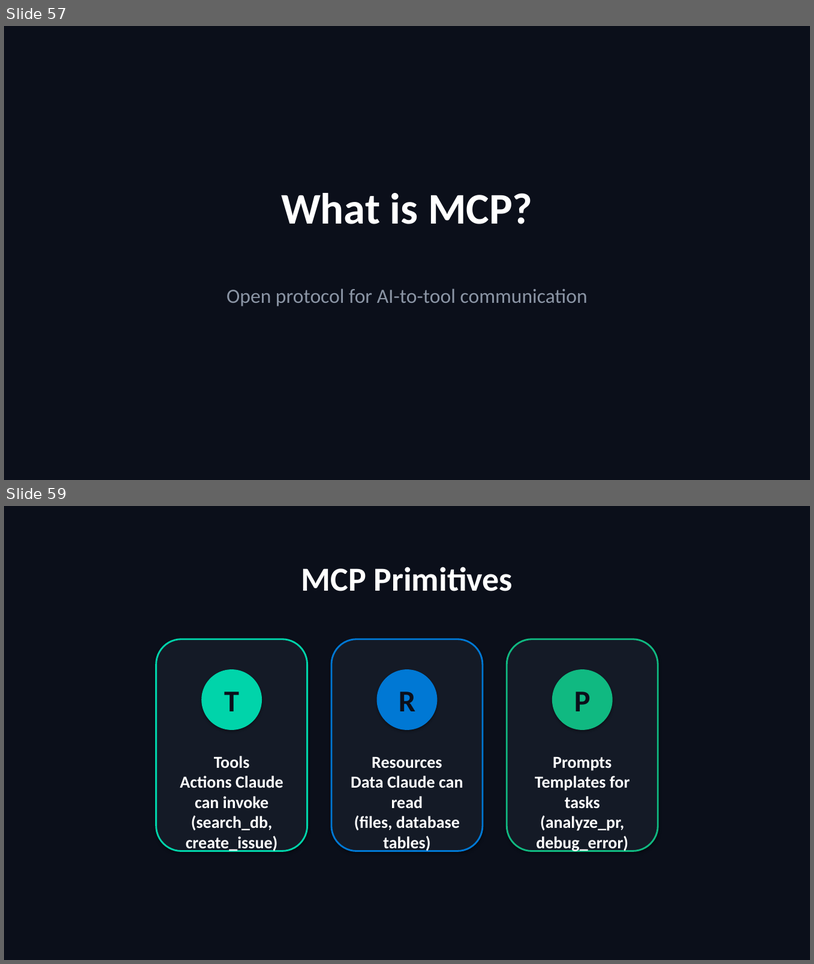
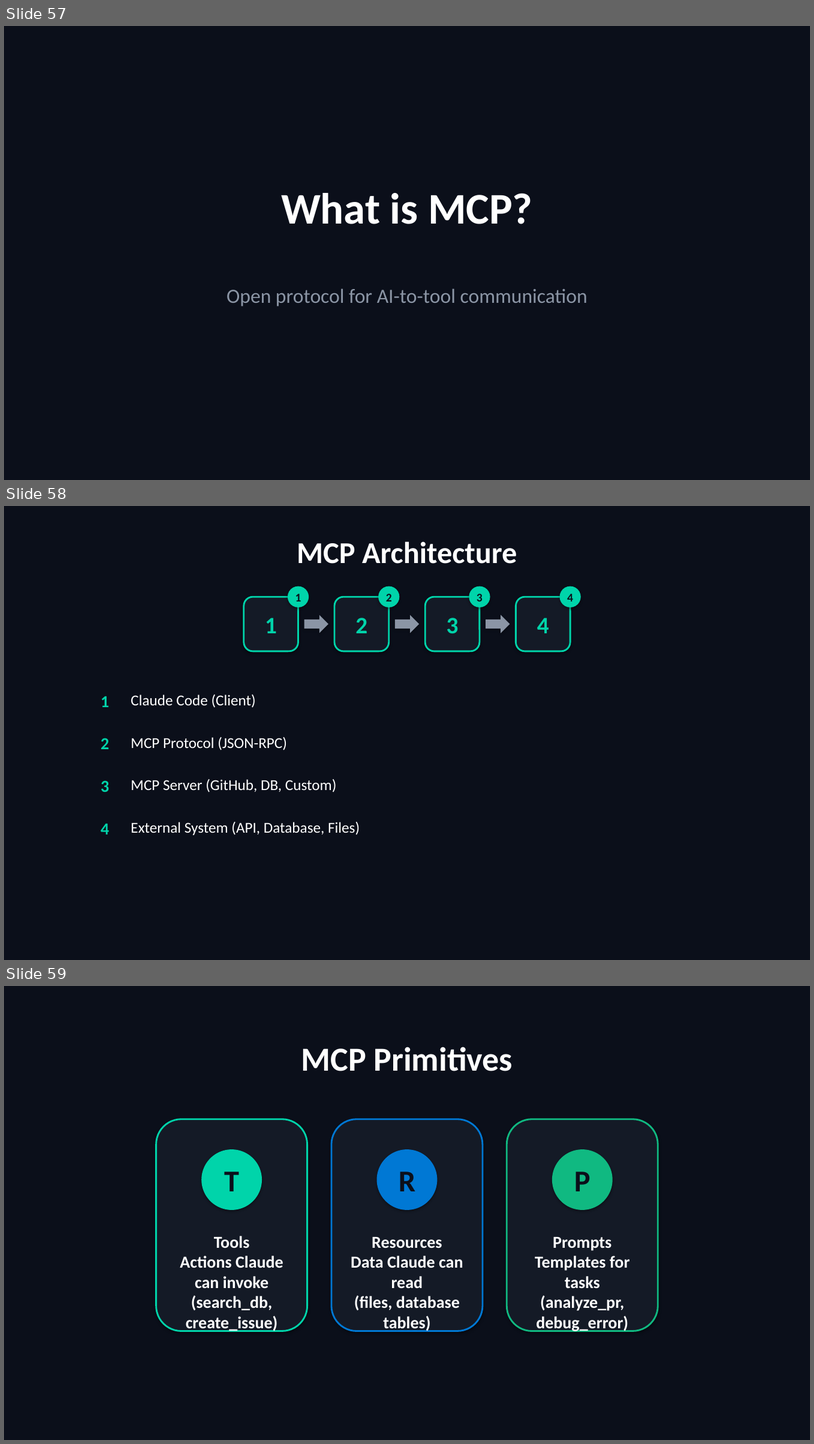
Before and after one commit to scottrhay/AIA-ClaudeCopilot, a slide deck: slides/Day3_Claude_Code_Advanced.pptx. Shown one above the other, each under a label of ours: slides 57 and 59 before the commit, slides 57, 58 and 59 after it; the slides between them are not shown. The pictures are 814x964 and 814x1444 pixels, drawn with LibreOffice and Linux fonts; fonts in the diff are those of the drawing. Boxes give left, top, right and bottom in pixels: in the first picture for what was removed or moved away, otherwise in the second. Text is boxed around its words. In the diff, an @@ line names an element or a change of style, - is before the commit and + after.

```diff
--- a/slides/Day3_Claude_Code_Advanced.pptx
+++ b/slides/Day3_Claude_Code_Advanced.pptx
@@ slide 58 added at box(4, 506, 810, 960), background #0B0F1A @@
@@ text added at box(297, 541, 518, 564), 36 pt, text #FFFFFF, bold @@
+MCP Architecture
@@ ellipse added at box(288, 586, 309, 607), fill #00D4AA @@
@@ text added at box(296, 594, 302, 601), 14 pt, text #0B0F1A, bold @@
+1
@@ ellipse added at box(378, 586, 399, 607), fill #00D4AA @@
@@ text added at box(386, 594, 392, 601), 14 pt, text #0B0F1A, bold @@
+2
@@ ellipse added at box(469, 586, 491, 607), fill #00D4AA @@
@@ text added at box(477, 594, 483, 601), 14 pt, text #0B0F1A, bold @@
+3
@@ ellipse added at box(560, 586, 581, 607), fill #00D4AA @@
@@ text added at box(567, 594, 573, 601), 14 pt, text #0B0F1A, bold @@
+4
@@ rounded rectangle added at box(244, 597, 299, 651), fill #141A26, outline #00D4AA 2 pt @@
@@ rounded rectangle added at box(335, 597, 389, 651), fill #141A26, outline #00D4AA 2 pt @@
@@ rounded rectangle added at box(426, 597, 480, 651), fill #141A26, outline #00D4AA 2 pt @@
@@ rounded rectangle added at box(516, 597, 571, 651), fill #141A26, outline #00D4AA 2 pt @@
@@ text added at box(265, 618, 277, 633), 28 pt, text #00D4AA, bold @@
+1
@@ right arrow added at box(305, 615, 329, 633), fill #8B95A5 @@
@@ text added at box(356, 618, 368, 633), 28 pt, text #00D4AA, bold @@
+2
@@ right arrow added at box(395, 615, 420, 633), fill #8B95A5 @@
@@ text added at box(447, 618, 459, 634), 28 pt, text #00D4AA, bold @@
+3
@@ right arrow added at box(486, 615, 510, 633), fill #8B95A5 @@
@@ text added at box(537, 618, 549, 633), 28 pt, text #00D4AA, bold @@
+4
@@ text added at box(101, 696, 109, 707), 20 pt, text #00D4AA, bold @@
+1
@@ text added at box(131, 694, 256, 708), 18 pt, text #FFFFFF @@
+Claude Code (Client)
@@ text added at box(101, 738, 109, 749), 20 pt, text #00D4AA, bold @@
+2
@@ text added at box(131, 736, 287, 750), 18 pt, text #FFFFFF @@
+MCP Protocol (JSON-RPC)
@@ text added at box(101, 780, 109, 792), 20 pt, text #00D4AA, bold @@
+3
@@ text added at box(131, 778, 336, 792), 18 pt, text #FFFFFF @@
+MCP Server (GitHub, DB, Custom)
@@ text added at box(101, 823, 109, 834), 20 pt, text #00D4AA, bold @@
+4
@@ text added at box(131, 821, 360, 835), 18 pt, text #FFFFFF @@
+External System (API, Database, Files)
```
Also in this commit, not shown: 4 slides changed, 1 slide removed, 1 other file.
